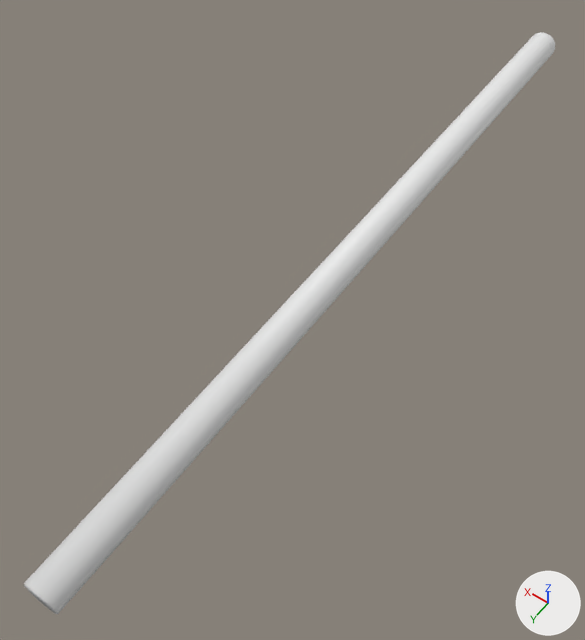
The Blender file Assets/Visuals/Models/cylinder-flipped-normals.blend: old version first, new version second.
Camera for both pictures: a 50 mm lens placed at (-16.0, 54.6, 35.2), pointed at (1.2, 30.5, -2.6). Arrows for +X, +Y and +Z are at lower right; the lights stay in place.
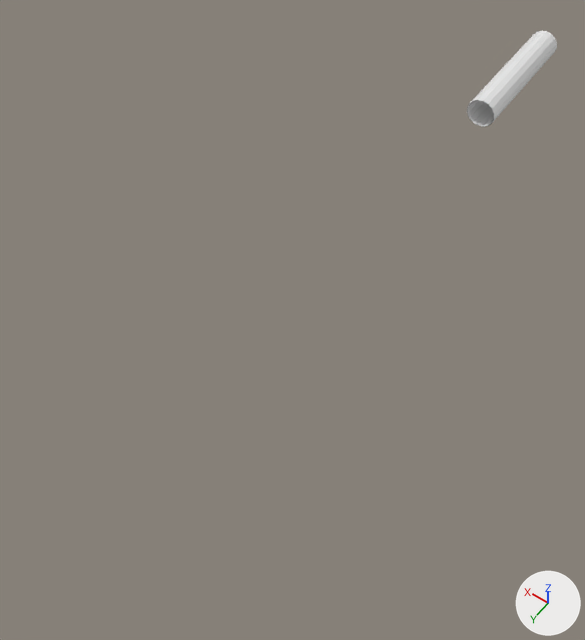
The change in detail:
me_cylinder is used by ob_cylinder; location (0.0, 0.0, 0.0); rotation (1.571, 0.0, 0.0), in degrees (90, 0, 0).
me_cylinder had 32 vertices, 17 faces and spanned x -1.0..1.0, y -1.0..1.0, z -51.0..0.0.
me_cylinder now has 144 vertices, 112 faces and spans x -1.0..1.0, y -1.0..1.0, z -10.0..0.2.
me_cylinder part 1: a new loose piece of 48 vertices spanning x -1.0..1.0, y -1.0..1.0, z -10.0..0.2.
Part 2, on me_cylinder:
16 vertices are removed from x -1.0..1.0, y -1.0..1.0, z -51.0.
17 faces are deleted.
64 vertices are added at x -1.0..1.0, y -1.0..1.0, z -10.0..0.2.
16 new vertices lie (0.0, 0.0, -4.7) away from vertices in x -1.0..1.0, y -1.0..1.0, z 0.0.
80 new faces join them.
me_cylinder part 3: the surface is now shaded flat.

Changed parts and their boxes [x1, y1, x2, y2] in the pictures (585 x 640 px):
'Cylinder', reshaped (83% narrower, 83% shorter): before [24, 32, 555, 614]; after [467, 31, 557, 127]
part 1 of me_cylinder, added: after [467, 31, 557, 127]
part 2 of me_cylinder, built on: before [24, 32, 555, 614]; after [468, 100, 494, 126]
